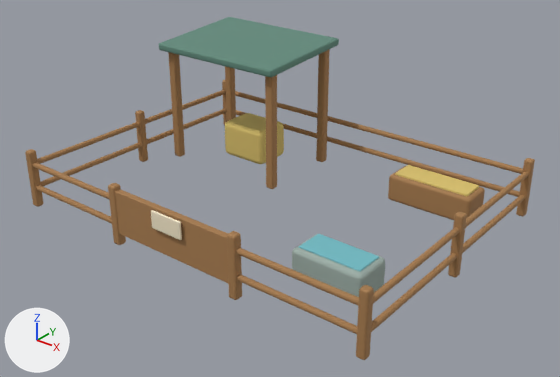
A saved change to the Blender file art/source/corral.blend.
Before and after are seen from a 50 mm lens placed at (8.23, -10.19, 6.79), pointed at (0.27, -0.25, 0.63). Every picture has the same lights, and +X, +Y and +Z are marked at lower left. The older version comes first.

Objects in the first picture: 'Feed', 'FeedTrough', 'Gate', 'HayBale', 'RearRail', 'RearRail.001', 'Roof', 'ShelterPost', 'ShelterPost.002', 'ShelterPost.003', 'SideRail.002', 'SideRail.003', 'Water', 'WaterTrough' and 16 more.
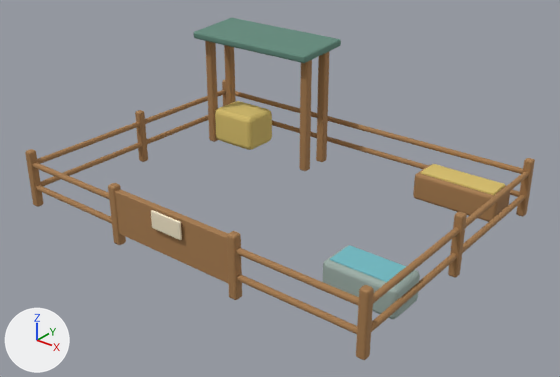
Pixel boxes [x1, y1, x2, y2] of what changed, in the pictures (560 x 377 px):
'Roof', mesh rescaled, moved (18% narrower, 25% shorter): before [159, 17, 339, 77]; after [194, 18, 341, 63]
'FeedTrough', moved: before [388, 166, 485, 220]; after [413, 164, 510, 222]
'WaterTrough', moved: before [292, 234, 385, 297]; after [323, 245, 420, 319]
'HayBale', moved: before [225, 113, 284, 164]; after [215, 101, 272, 150]
'ShelterPost.002', moved: before [265, 75, 277, 189]; after [299, 60, 312, 171]
'Water', moved: before [299, 234, 379, 272]; after [330, 245, 406, 282]
'ShelterPost', moved: before [168, 52, 185, 157]; after [205, 41, 218, 142]
'Feed', moved: before [395, 165, 479, 196]; after [421, 164, 505, 195]

What the commit changed:
me_cubo_027 is used by ob_roof; location (-2.0, 1.55, 2.53); rotation (0.07, 0.0, 0.0), in degrees (4, 0, 0).
me_cubo_027 had 96 vertices, 98 faces and spanned x -1.5..1.5, y -1.1..1.1, z -0.08..0.08.
me_cubo_027 now has 96 vertices, 98 faces and spans x -1.5..1.5, y -0.62..0.62, z -0.08..0.08.
me_cubo_027 part 1: the whole mesh is scaled about its middle by (1, 0.559, 1).
Object 'ShelterPost' (ob_shelterpost) moves from (-3.3, 0.7, 1.25) to (-3.3, 1.8, 1.25).
Object 'ShelterPost.002' (ob_shelterpost_002) moves from (-0.7, 0.7, 1.25) to (-0.7, 1.8, 1.25).
Object 'Roof' (ob_roof) moves from (-2.0, 1.55, 2.53) to (-2.0, 2.1, 2.53).
Object 'HayBale' (ob_haybale) moves from (-2.0, 1.7, 0.42) to (-2.7, 2.15, 0.42).
Object 'FeedTrough' (ob_feedtrough) moves from (2.3, 1.9, 0.32) to (2.65, 2.25, 0.32).
Object 'Feed' (ob_feed) moves from (2.3, 1.9, 0.6) to (2.65, 2.25, 0.6).
Object 'WaterTrough' (ob_watertrough) moves from (2.4, -1.45, 0.34) to (3.0, -1.45, 0.34).
Object 'Water' (ob_water) moves from (2.4, -1.45, 0.63) to (3.0, -1.45, 0.63).
